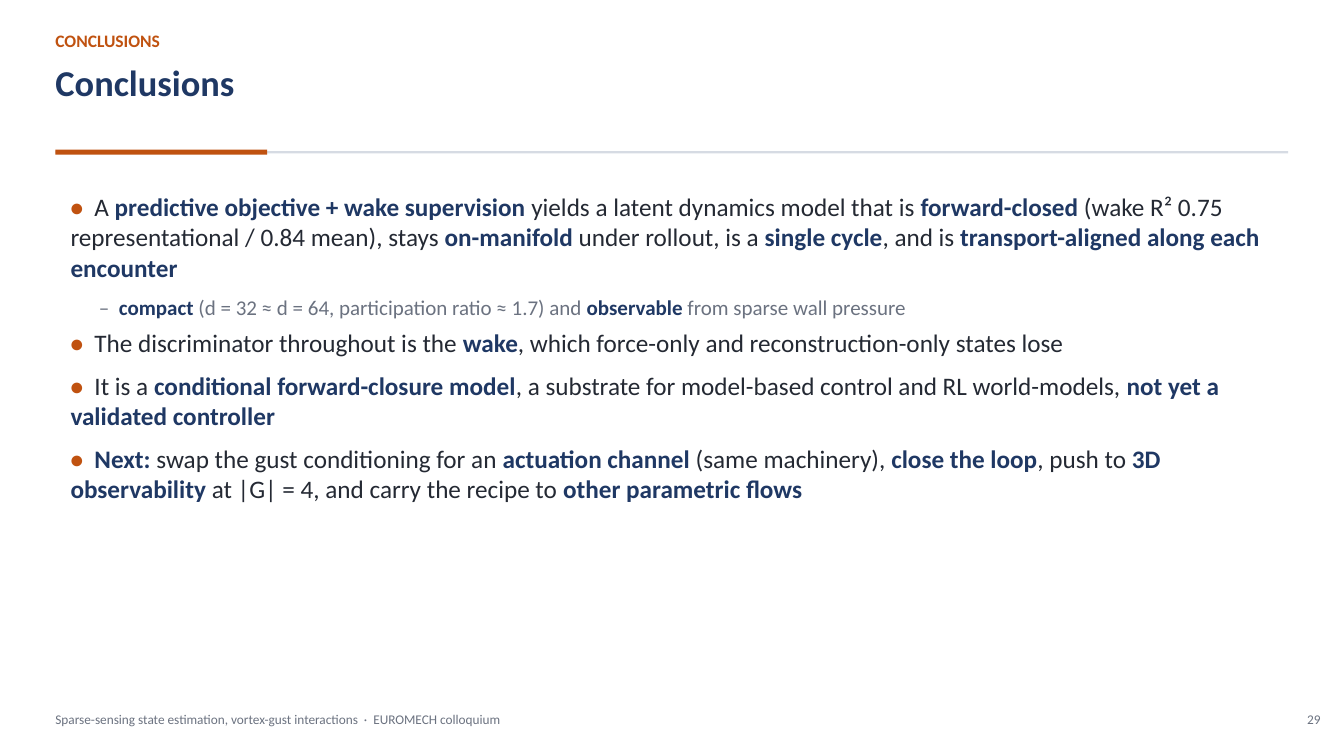
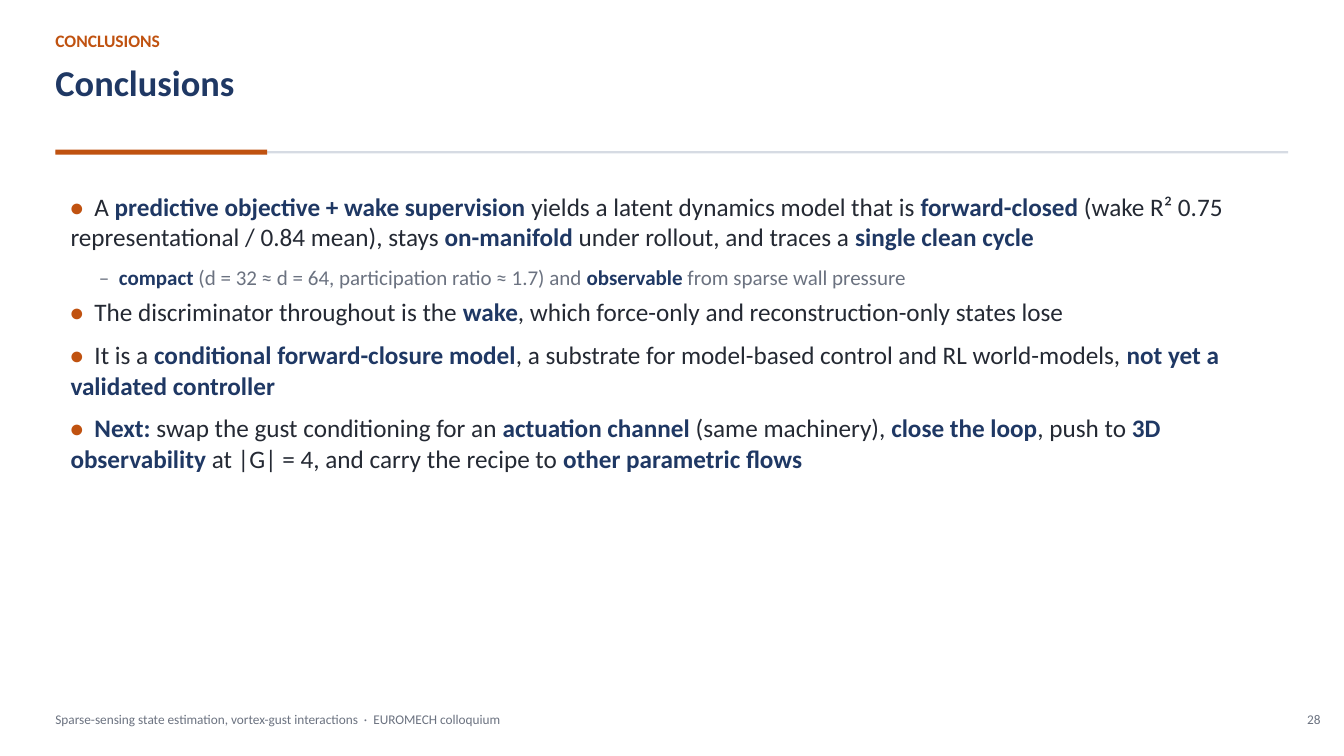
Before and after one commit to sanmi90/GUST-JEPA, a slide deck: slide 28 of paper/talk/euromech_gust_jepa.pptx (slide 29 before the commit). Drawn at 1344x756 pixels with LibreOffice and Linux fonts; fonts in the diff are those of the drawing. Boxes give left, top, right and bottom in pixels: in the first picture for what was removed or moved away, otherwise in the second. Text is boxed around its words. In the diff, an @@ line names an element or a change of style, - is before the commit and + after.

```diff
--- a/paper/talk/euromech_gust_jepa.pptx
+++ b/paper/talk/euromech_gust_jepa.pptx
@@ text at (x1=71, y1=196, x2=1223, y2=251): text changed; text colour #1F3864 to #242933; bold off @@
-• A predictive objective + wake supervision yields a latent dynamics model that is forward-closed (wake R² 0.75 representational / 0.84 mean), stays on-manifold under rollout, is a single cycle, and is transport-aligned along each encounter
+• A predictive objective + wake supervision yields a latent dynamics model that is forward-closed (wake R² 0.75 representational / 0.84 mean), stays on-manifold under rollout, and traces a single clean cycle
@@ text at (x1=1307, y1=715, x2=1320, y2=724): text changed @@
-29
+28
```
Also in this commit, not shown: 9 other slides changed, 3 other files.
